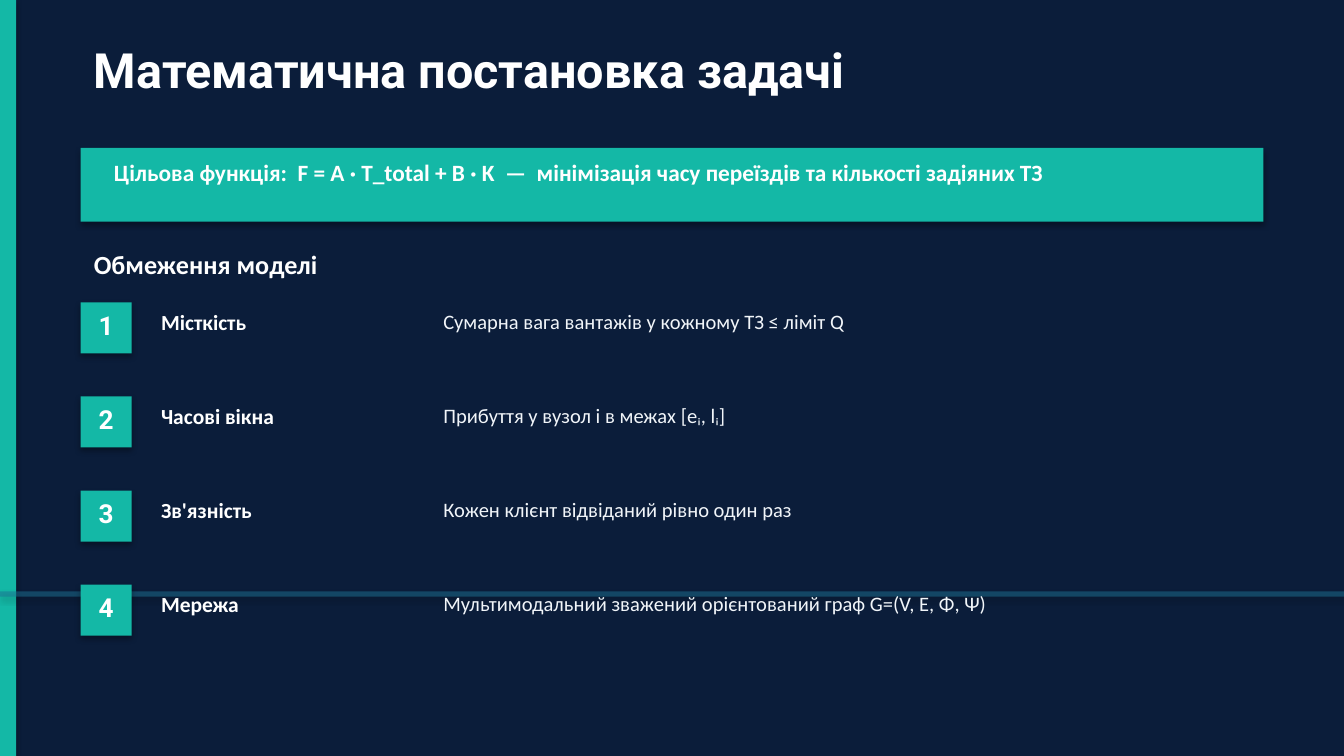
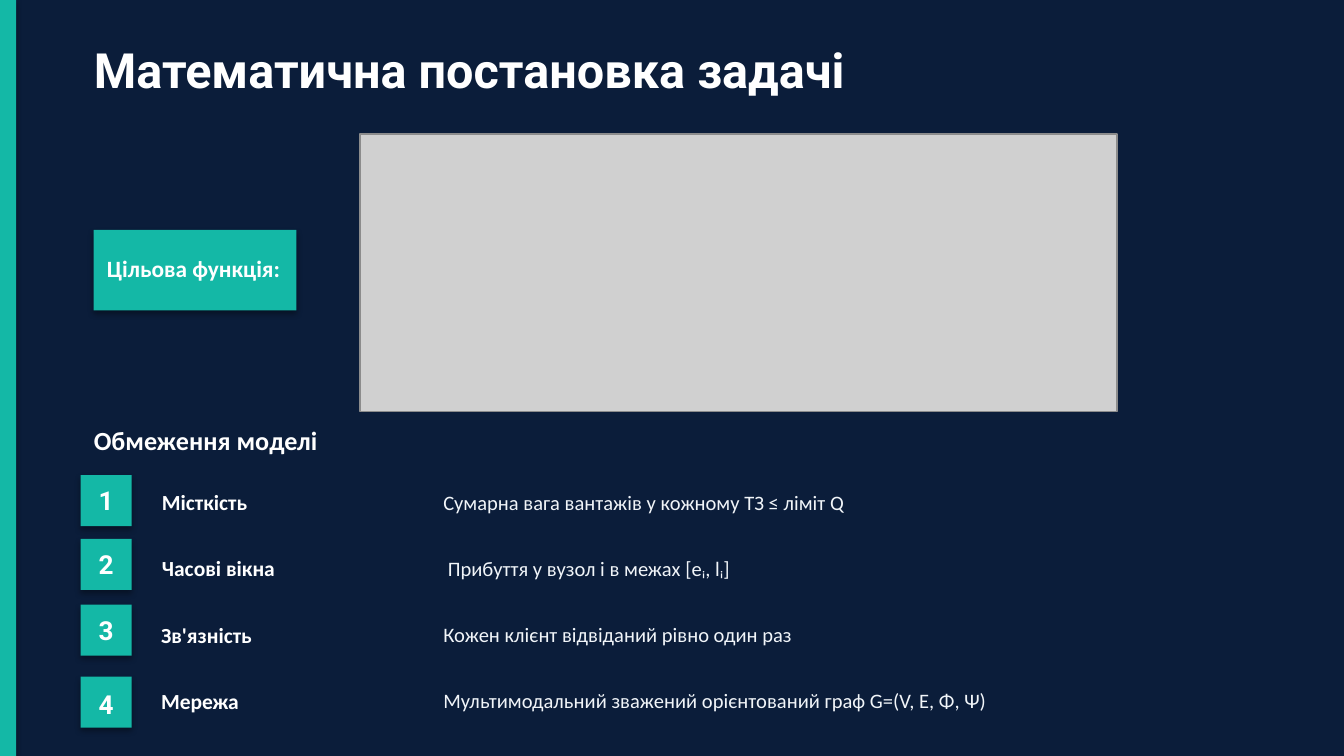
Before and after one commit to timurrte/DeliveryIQ, a slide deck: slide 5 of Звіт/Диплом/Презентація/Презентація_диплом_Ніколаєв.pptx. Drawn at 1344x756 pixels with LibreOffice and Linux fonts; fonts in the diff are those of the drawing; grey boxes stand for pictures. Boxes give left, top, right and bottom in pixels: in the first picture for what was removed or moved away, otherwise in the second. Text is boxed around its words. In the diff, an @@ line names an element or a change of style, - is before the commit and + after.

Commit message:
updated PPTX

```diff
--- a/Звіт/Диплом/Презентація/Презентація_диплом_Ніколаєв.pptx
+++ b/Звіт/Диплом/Презентація/Презентація_диплом_Ніколаєв.pptx
@@ picture added at [360,134,1117,411] @@
@@ rectangle: place and size @@
-rectangle at [81,148,1263,222]
+rectangle at [94,230,297,310]
@@ text at [107,260,280,281]: text changed @@
-Цільова функція: F = A · T_total + B · K — мінімізація часу переїздів та кількості задіяних ТЗ
+Цільова функція:
@@ text "Обмеження моделі": place and size @@
-text "Обмеження моделі" at [94,255,318,279]
+text "Обмеження моделі" at [94,431,318,455]
@@ text "1": place and size @@
-text "1" at [99,316,114,335]
+text "1" at [99,491,114,510]
@@ rectangle: place and size @@
-rectangle at [81,302,132,353]
+rectangle at [81,474,132,526]
@@ text "Місткість": place and size @@
-text "Місткість" at [161,315,246,330]
+text "Місткість" at [162,495,247,510]
@@ text "Сумарна вага вантажів у кожному ...": place and size @@
-text "Сумарна вага вантажів у кожному ..." at [443,315,844,333]
+text "Сумарна вага вантажів у кожному ..." at [443,496,844,514]
@@ rectangle: place and size @@
-rectangle at [81,396,132,448]
+rectangle at [81,539,132,590]
@@ text "2": place and size @@
-text "2" at [99,410,114,429]
+text "2" at [99,555,114,574]
@@ text "Часові вікна": place and size @@
-text "Часові вікна" at [161,409,274,424]
+text "Часові вікна" at [162,561,275,576]
@@ text "Прибуття у вузол i в ...": place and size @@
-text "Прибуття у вузол i в ..." at [443,408,726,427]
+text "Прибуття у вузол i в ..." at [448,561,730,580]
@@ rectangle removed at [0,591,1344,597] @@
@@ text "3": place and size @@
-text "3" at [99,504,114,524]
+text "3" at [99,621,114,641]
@@ rectangle: place and size @@
-rectangle at [81,491,132,542]
+rectangle at [81,605,132,656]
@@ text "Зв'язність": place and size @@
-text "Зв'язність" at [161,503,252,518]
+text "Зв'язність" at [161,628,252,643]
@@ text "Кожен клієнт відвіданий рівно один ...": place and size @@
-text "Кожен клієнт відвіданий рівно один ..." at [443,503,791,521]
+text "Кожен клієнт відвіданий рівно один ..." at [443,628,791,646]
@@ rectangle: place and size @@
-rectangle at [81,585,132,636]
+rectangle at [81,677,132,728]
@@ 3 texts: place and size @@
-3 texts at [99,594,986,617]
+3 texts at [99,693,986,714]
```
Also in this commit, not shown: 10 other slides changed, 1 other file.
